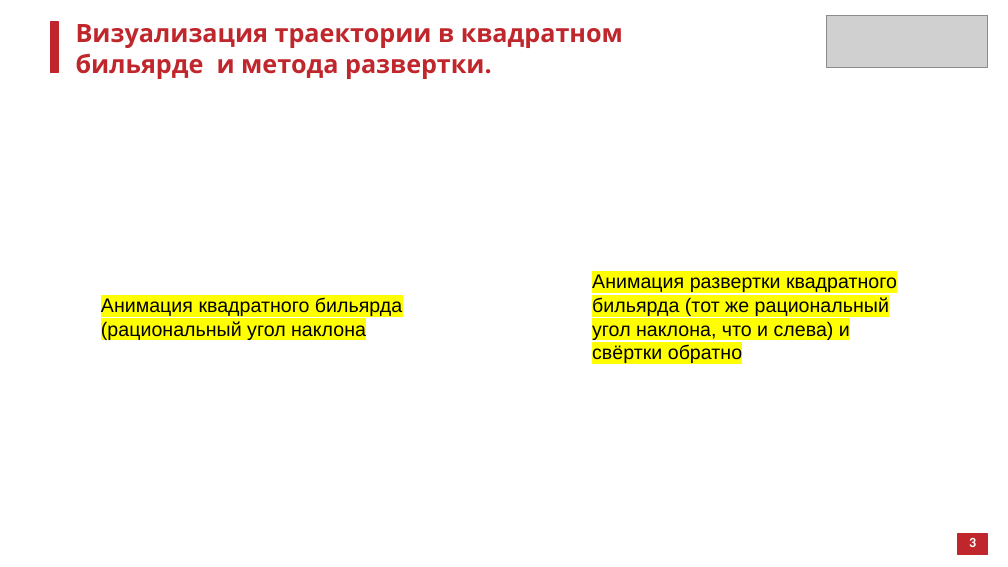
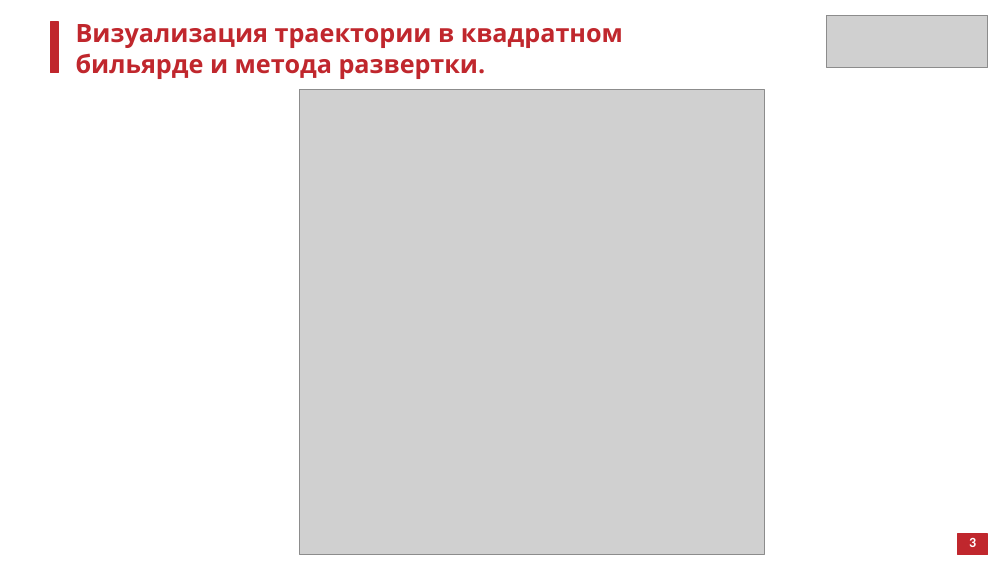
Before and after one commit to atelitsin/sinai_billiard, a slide deck: slide 6 of sinai_billiard.pptx. Drawn at 1008x567 pixels with LibreOffice and Linux fonts; fonts in the diff are those of the drawing; grey boxes stand for pictures. Boxes give left, top, right and bottom in pixels: in the first picture for what was removed or moved away, otherwise in the second. Text is boxed around its words. In the diff, an @@ line names an element or a change of style, - is before the commit and + after.

```diff
--- a/sinai_billiard.pptx
+++ b/sinai_billiard.pptx
@@ picture added at [299,90,764,554] @@
@@ text removed at [101,297,402,340] @@
-Анимация квадратного бильярда (рациональный угол наклона
@@ text removed at [592,274,897,363] @@
-Анимация развертки квадратного бильярда (тот же рациональный угол наклона, что и слева) и свёртки обратно
```
Also in this commit, not shown: 4 other slides changed, 3 slides added.
